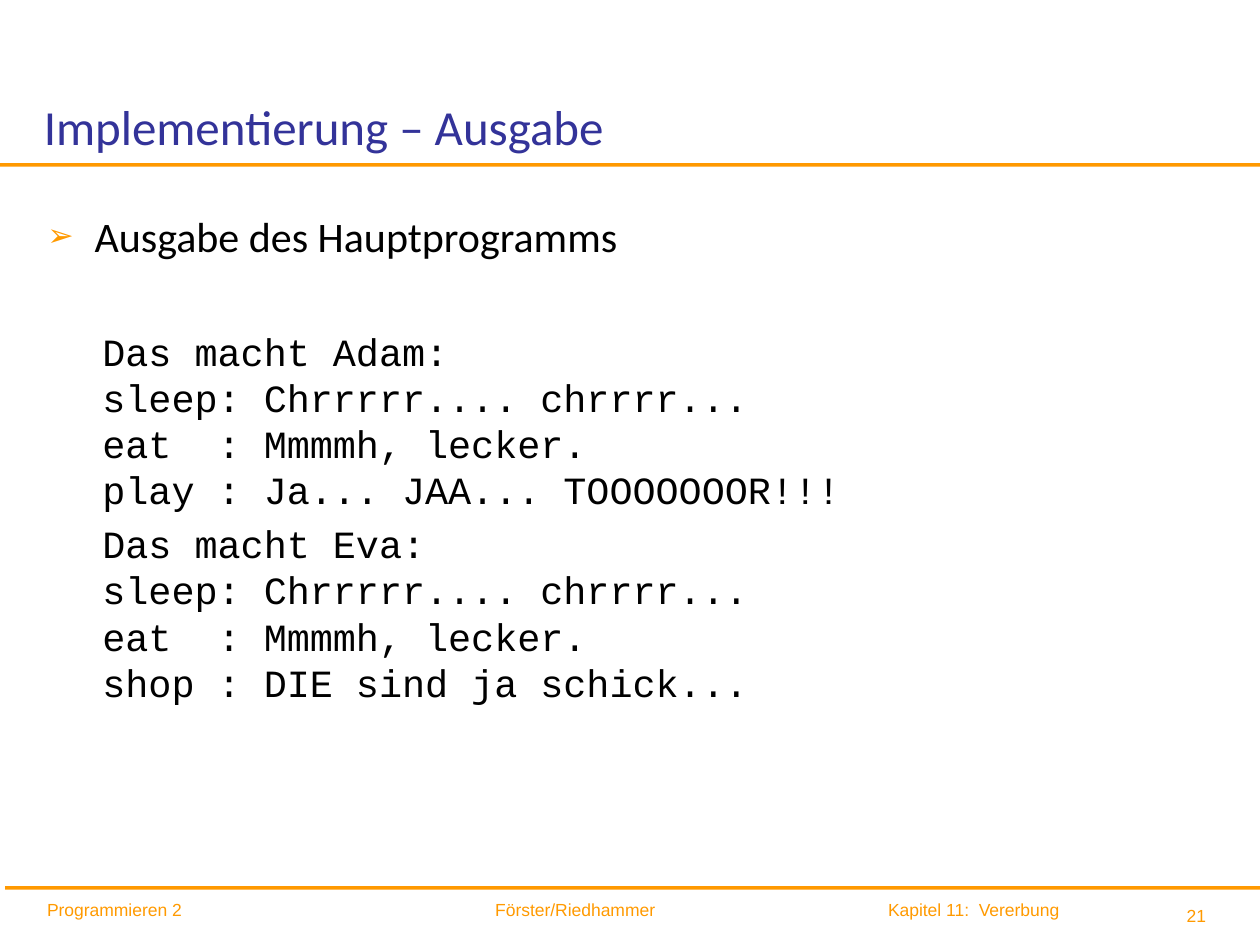
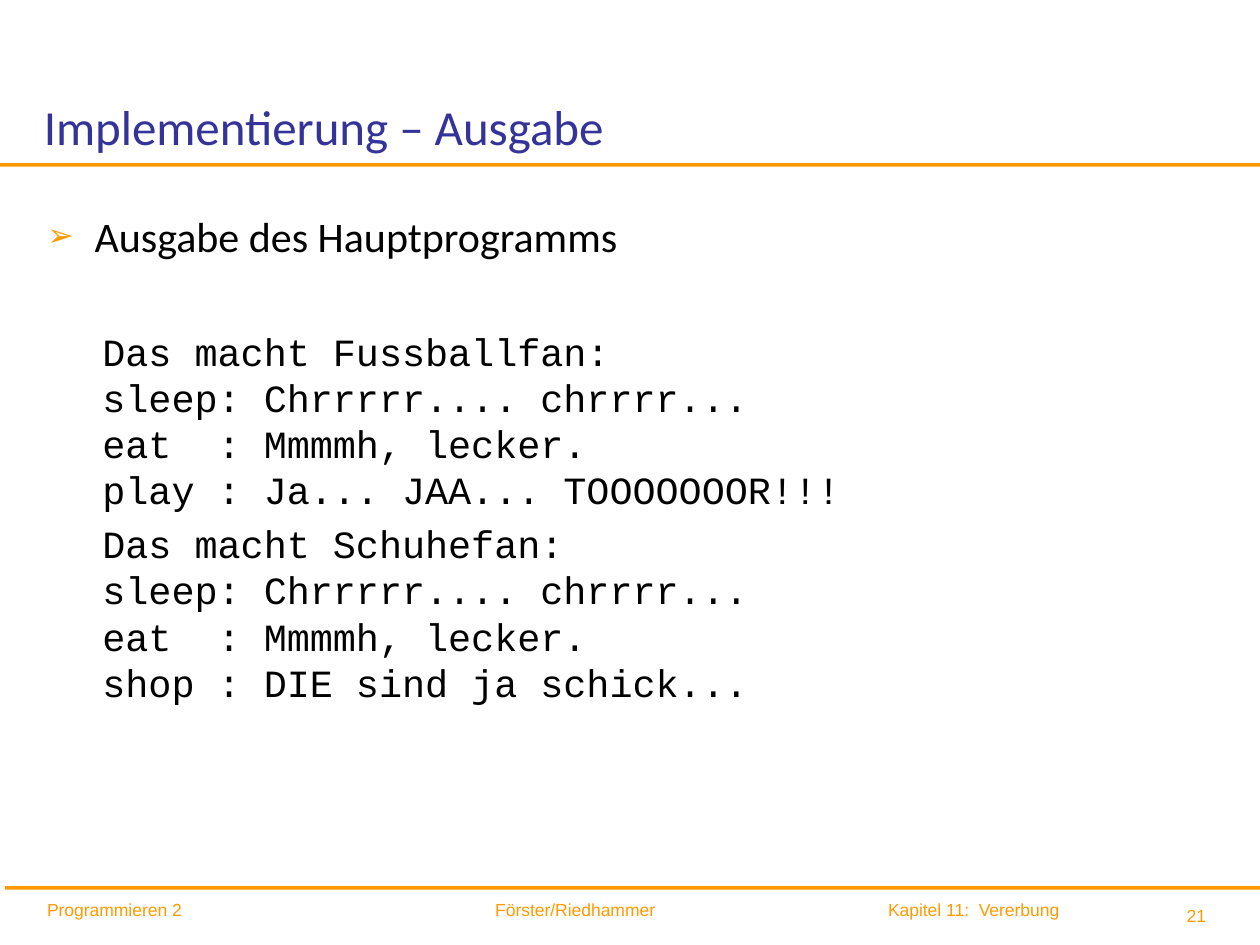
Before and after one commit to ingexue/hsro-wif-oop.github.io, a slide deck: slide 21 of 11-vererbung/vererbung.pptx. Drawn at 1260x945 pixels with LibreOffice and Linux fonts; fonts in the diff are those of the drawing; background and template pictures are left out. Boxes give left, top, right and bottom in pixels: in the first picture for what was removed or moved away, otherwise in the second. Text is boxed around its words. In the diff, an @@ line names an element or a change of style, - is before the commit and + after.

```diff
--- a/11-vererbung/vererbung.pptx
+++ b/11-vererbung/vererbung.pptx
@@ text at (x1=102, y1=338, x2=840, y2=705): text changed @@
-  Das macht Adam:
-  sleep: Chrrrrr.... chrrrr...
-  eat : Mmmmh, lecker.
-  play : Ja... JAA... TOOOOOOOR!!!
-  Das macht Eva:
-  sleep: Chrrrrr.... chrrrr...
-  eat : Mmmmh, lecker.
-  shop : DIE sind ja schick...
+  Das macht Fussballfan:
+  sleep: Chrrrrr.... chrrrr...
+  eat : Mmmmh, lecker.
+  play : Ja... JAA... TOOOOOOOR!!!
+  Das macht Schuhefan:
+  sleep: Chrrrrr.... chrrrr...
+  eat : Mmmmh, lecker.
+  shop : DIE sind ja schick...
```
Also in this commit, not shown: 29 other slides changed, 2 other files.
